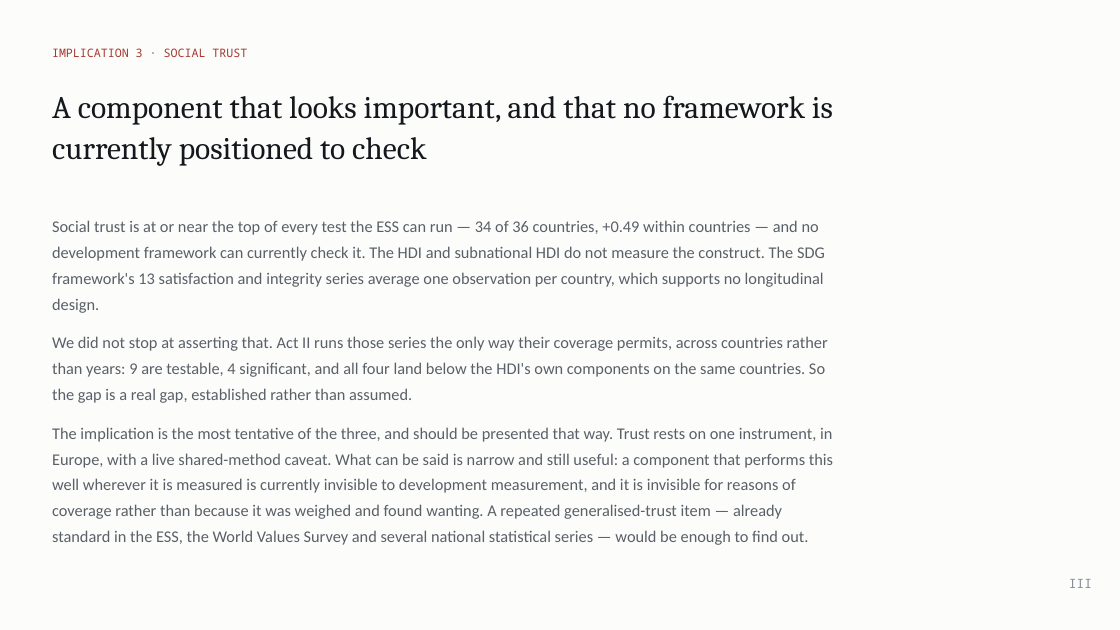
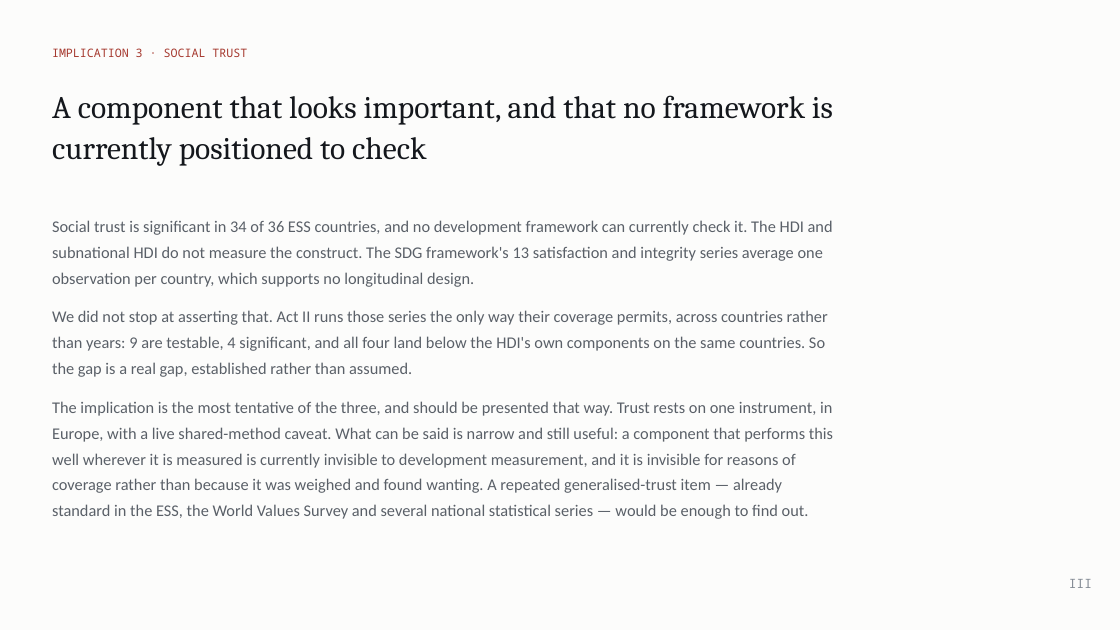
Before and after one commit to cwejnert/HDI-Happiness, a slide deck: slide 29 of deck/Measured_Where_It_Varies.pptx (slide 33 before the commit). Drawn at 1120x630 pixels with LibreOffice and Linux fonts; fonts in the diff are those of the drawing. Boxes give left, top, right and bottom in pixels: in the first picture for what was removed or moved away, otherwise in the second. Text is boxed around its words. In the diff, an @@ line names an element or a change of style, - is before the commit and + after.

```diff
--- a/deck/Measured_Where_It_Varies.pptx
+++ b/deck/Measured_Where_It_Varies.pptx
@@ text at (52,220,833,287): text changed @@
-Social trust is at or near the top of every test the ESS can run — 34 of 36 countries, +0.49 within countries — and no development framework can currently check it. The HDI and subnational HDI do not measure the construct. The SDG framework's 13 satisfaction and integrity series average one observation per country, which supports no longitudinal design.
+Social trust is significant in 34 of 36 ESS countries, and no development framework can currently check it. The HDI and subnational HDI do not measure the construct. The SDG framework's 13 satisfaction and integrity series average one observation per country, which supports no longitudinal design.
```
Also in this commit, not shown: 13 other slides changed, 10 slides removed, 21 other files.
